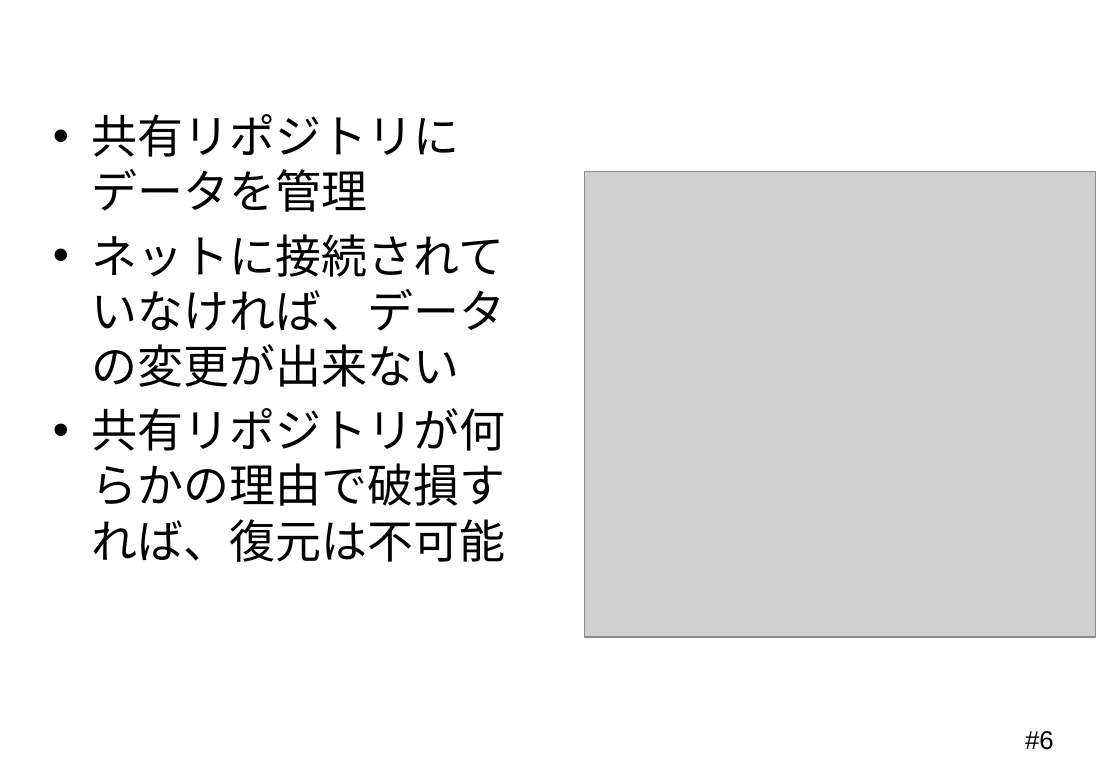
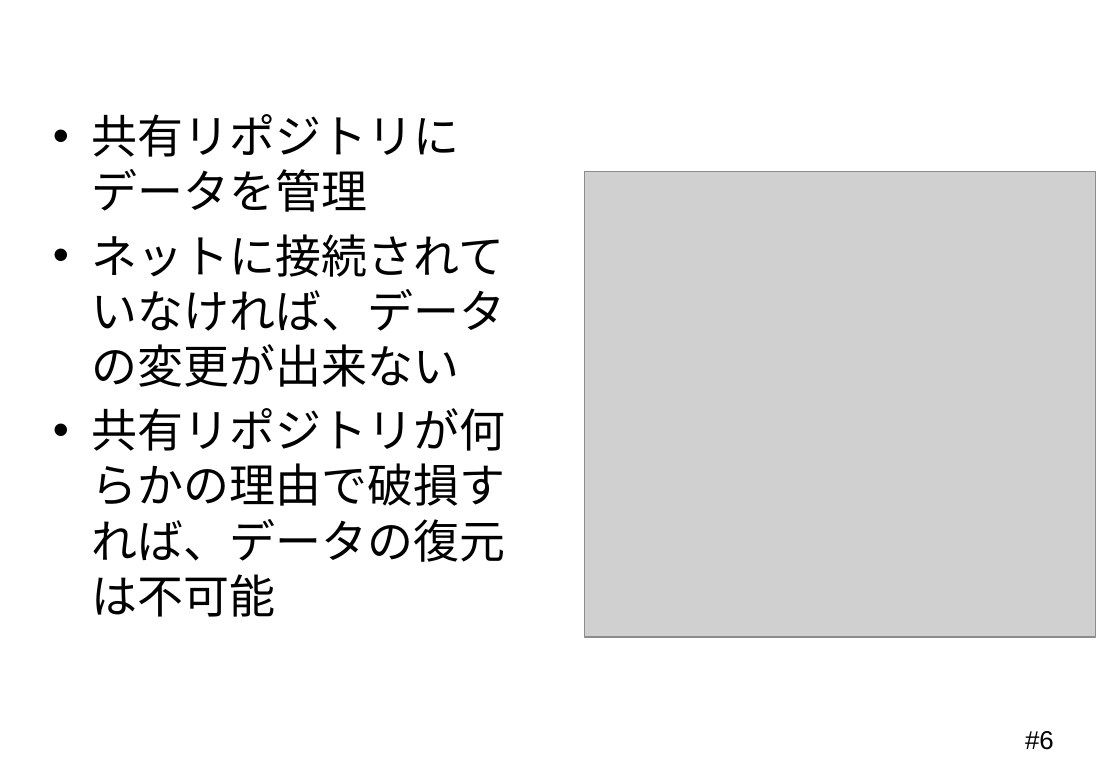
Before and after one commit to Mocchy2/graduation-thesis, a slide deck: slide 6 of 卒業論文 発表用スライド.pptx. Drawn at 1120x775 pixels with LibreOffice and Linux fonts; fonts in the diff are those of the drawing; grey boxes stand for pictures; background and template pictures are left out. Boxes give left, top, right and bottom in pixels: in the first picture for what was removed or moved away, otherwise in the second. Text is boxed around its words. In the diff, an @@ line names an element or a change of style, - is before the commit and + after.

Commit message:
「集中がらバージョン管理システム」　ノート変更

```diff
--- a/卒業論文 発表用スライド.pptx
+++ b/卒業論文 発表用スライド.pptx
@@ text at (x1=92, y1=408, x2=506, y2=617): text changed @@
-• 共有リポジトリが何らかの理由で破損すれば、復元は不可能
+• 共有リポジトリが何らかの理由で破損すれば、データの復元は不可能
```
